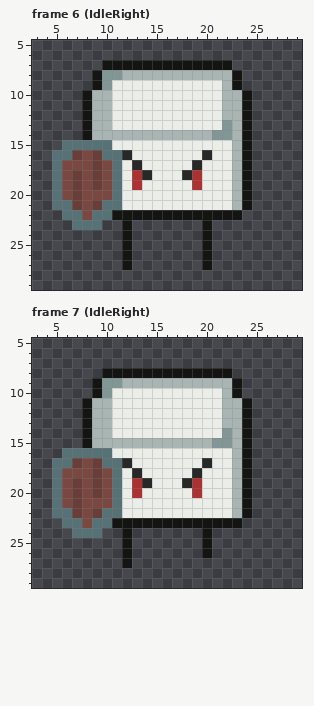
Two versions of one pixel-art file, Enemies/Enemy.aseprite. Above is the file before it was changed.
32x32 pixels, 8 frames. Shown: frame 6 (IdleRight): x 3..29, y 5..29; frame 7 (IdleRight): x 3..29, y 5..29. The commit also changed other frames, which this record leaves out.
Now the later version:
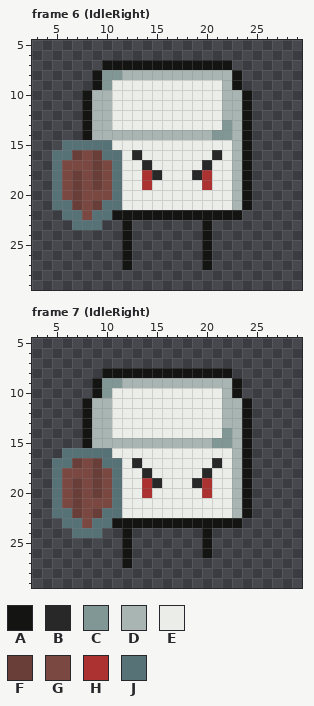
Palette (. is transparent): A #141412  B #282828  C #819796  D #a8b5b2  E #ebede9  F #693e38  G #7a4841  H #ac3232  J #577277
The author wrote: started working on enemy archer
The edit:
Frame 6 (IdleRight), layer "Character":
y 16: x 12..13 BE -> EB; x 20..21 BE -> EB
y 17: x 13..14 BE -> EB; x 19..20 BE -> EB
y 18: x 13..15 HBE -> EHB; x 18..20 BHE -> EBH
y 19: x 13..14 HE -> EH; x 19..20 HE -> EH
Frame 7 (IdleRight), layer "Character":
y 17: x 12..13 BE -> EB; x 20..21 BE -> EB
y 18: x 13..14 BE -> EB; x 19..20 BE -> EB
y 19: x 13..15 HBE -> EHB; x 18..20 BHE -> EBH
y 20: x 13..14 HE -> EH; x 19..20 HE -> EH
Changed places in both pictures, as pixel boxes (x1, y1, x2, y2):
changed: (122, 150, 222, 190)
changed: (122, 458, 222, 498)
